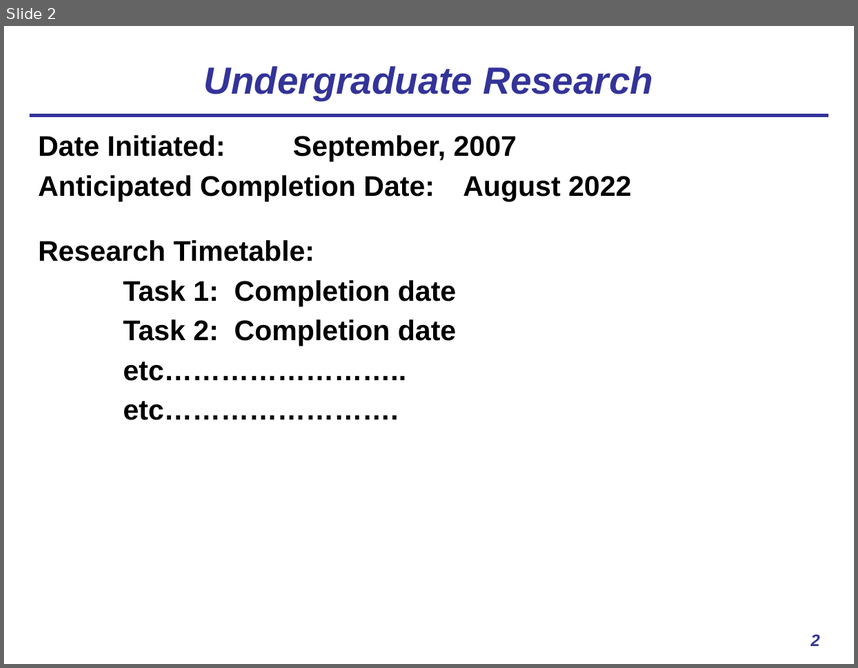
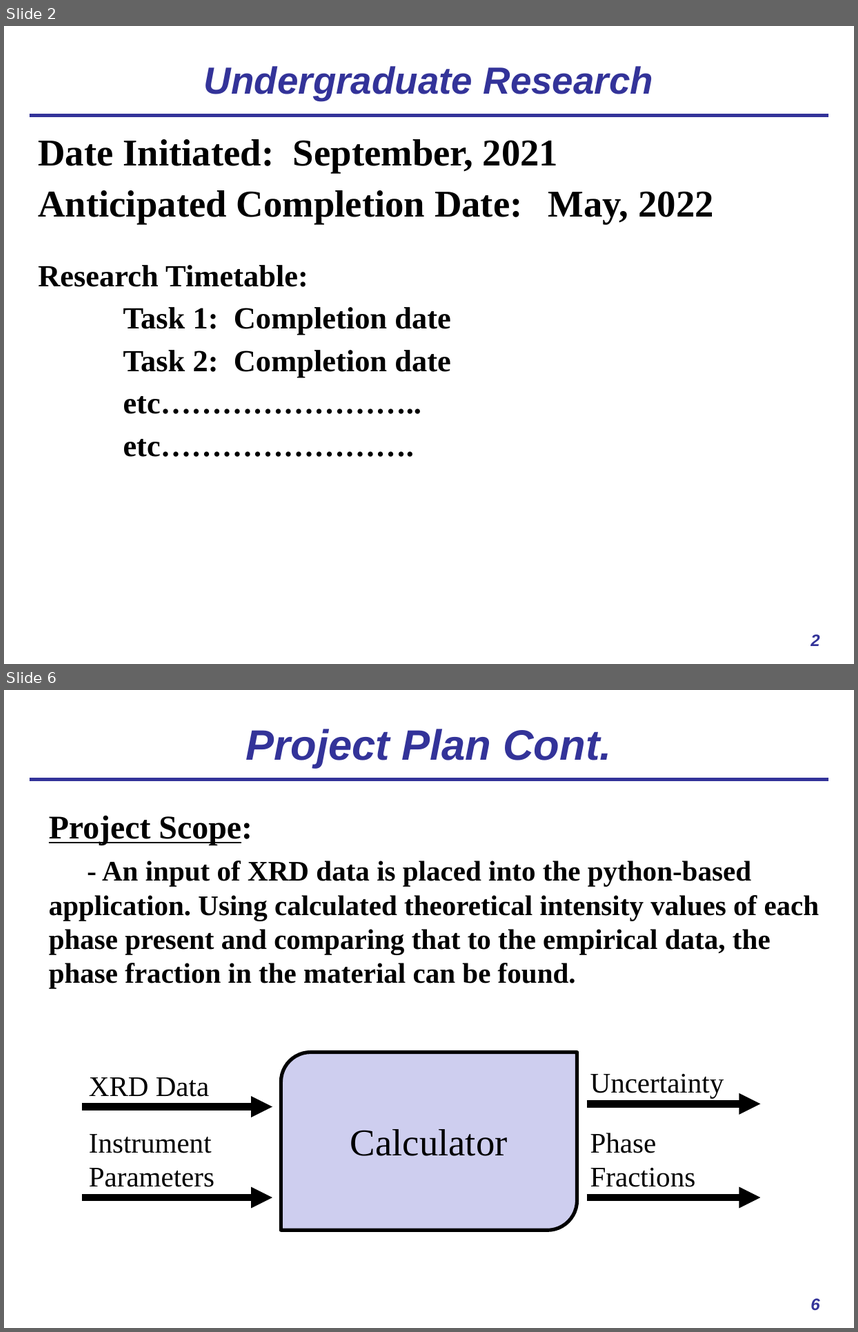
Before and after one commit to usnistgov/AusteniteCalculator, a slide deck: ASPPRC_presentation.pptx. Shown one above the other, each under a label of ours: slide 2 before the commit, slides 2 and 6 after it; the slides between them are not shown. The pictures are 858x668 and 858x1332 pixels, drawn with LibreOffice and Linux fonts; fonts in the diff are those of the drawing. Boxes give left, top, right and bottom in pixels: in the first picture for what was removed or moved away, otherwise in the second. Text is boxed around its words. In the diff, an @@ line names an element or a change of style, - is before the commit and + after.

```diff
--- a/ASPPRC_presentation.pptx
+++ b/ASPPRC_presentation.pptx
@@ slide 6 added at [4,690,854,1328], background #FFFFFF; not listed: 1 template element that a slide beside it also shows @@
@@ title added at [246,729,611,768], 36 pt, text #333399, bold, italic @@
+Project Plan Cont.
@@ text added at [49,815,820,988], 24 pt, text #000000, bold @@
+Project Scope:
+- An input of XRD data is placed into the python-based application. Using calculated theoretical intensity values of each phase present and comparing that to the empirical data, the phase fraction in the material can be found.
@@ round diag rect added at [281,1052,577,1230], fill #CECEEF, outline #000000 3 pt @@
@@ text added at [89,1077,209,1096], 24 pt, text #000000 @@
+XRD Data
@@ text added at [590,1074,724,1098], 24 pt, text #000000 @@
+Uncertainty
@@ arrow added from (82, 1107) to (272, 1107), #000000 6 pt @@
@@ arrow added from (587, 1104) to (760, 1104), #000000 6 pt @@
@@ text added at [89,1134,214,1187], 24 pt, text #000000 @@
+Instrument Parameters
@@ text added at [350,1129,508,1156], 32 pt, text #000000 @@
+Calculator
@@ text added at [590,1132,696,1187], 24 pt, text #000000 @@
+Phase Fractions
@@ arrow added from (82, 1198) to (272, 1198), #000000 6 pt @@
@@ arrow added from (587, 1198) to (760, 1198), #000000 6 pt @@
@@ page number added at [811,1298,820,1310], 14 pt, text #333399, bold, italic @@
+6
@@ slide 2 changed as well @@
@@ text at [38,139,714,224]: text changed; size 24 to 32 pt; font Arial to Times New Roman @@
-Date Initiated: September, 2007
-Anticipated Completion Date: August 2022
+Date Initiated: September, 2021
+Anticipated Completion Date: May, 2022
@@ text at [38,265,450,457]: size 24 to 26 pt, font Arial to Times New Roman in "Research Timetable:", "Task 1: Completion date", "Task 2: Completion date", "etc…………………….." and 1 more places @@
```
Also in this commit, not shown: 2 other slides changed, 5 other slides added, 2 slides removed.
